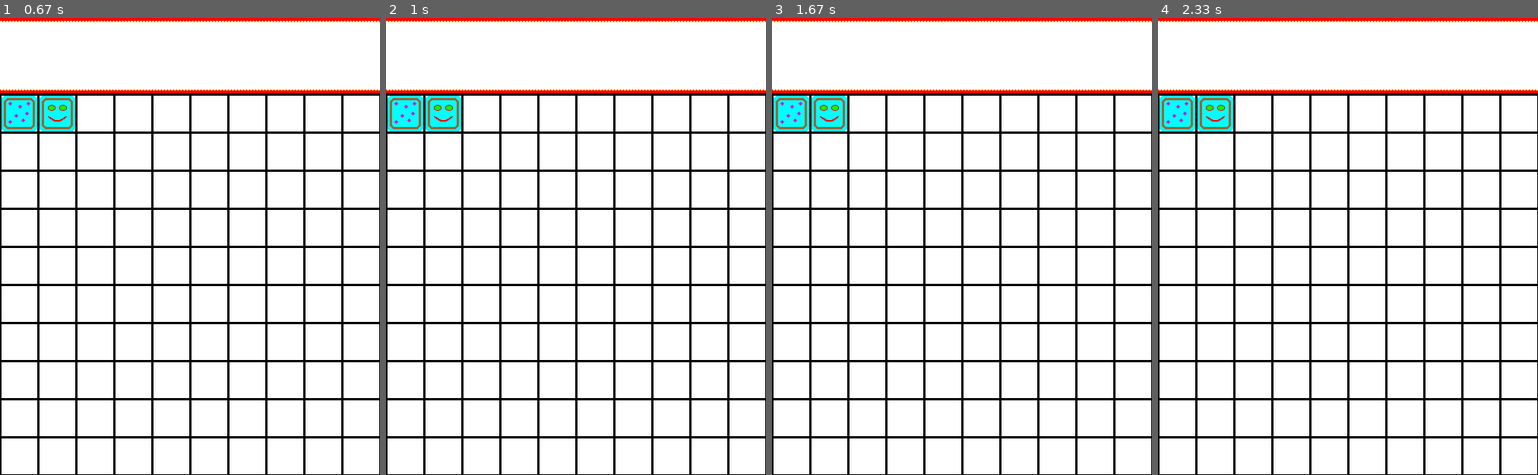
Above: before the commit, frames 1-4 (left to right).
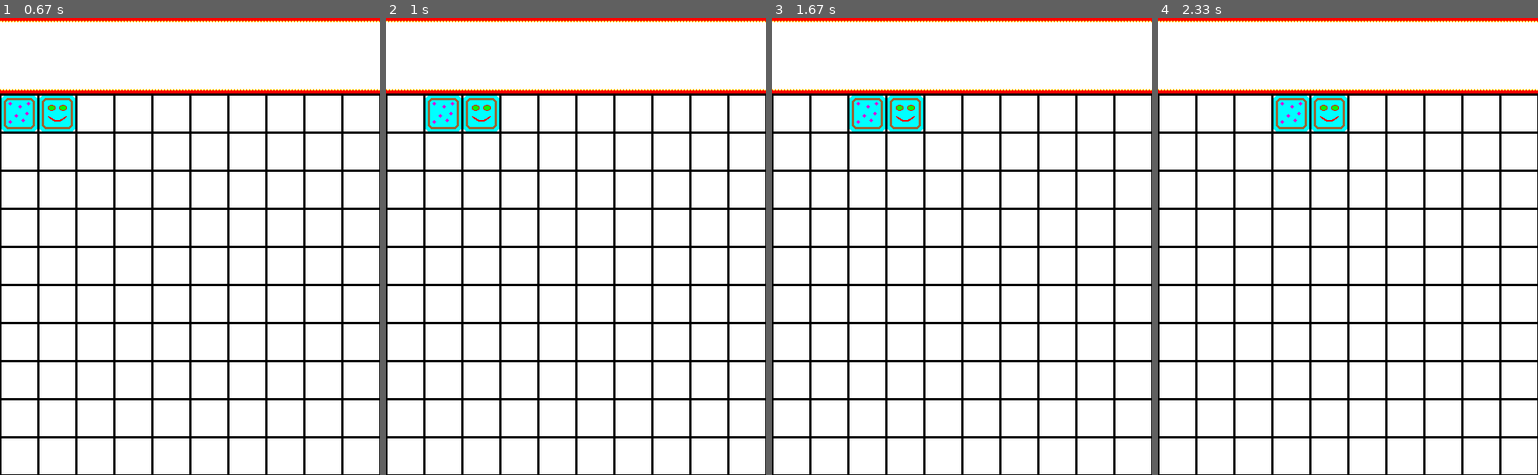
Above: after the commit, the same moments.

Repository: supernova-Z313/Snake_with_Pygame
Game: pygame game, started from warmup/main.py
The game is run twice, just before and just after one commit, with the same random seed, the same clock (stepped at 60 frames per second) and the same inputs.
Inputs:
- Up to frame 1 (0.67 s): hold D from 0.33 s (still down)
- Up to frame 2 (1 s): release D at 0.8 s; hold W from 0.83 s (still down)
- Up to frame 3 (1.67 s): release W at 1.3 s; hold D from 1.33 s (still down)
- Up to frame 4 (2.33 s): release D at 1.8 s

Frame 1 is identical in both runs. In frame 2, 1.5% of the frame differs, in the area x 0-30%, y 17-25%; in frame 3, 2.9%, in the area x 0-40%, y 17-25%; in frame 4, 2.9%.

Commit message:
base movement and border

Diff:
--- a/warmup/main.py
+++ b/warmup/main.py
@@ -1,5 +1,6 @@
 import pygame
 import time
+from collections import deque
 
 # ======================================================
 # Initialising pygame
@@ -17,23 +18,19 @@
 
 win = pygame.display.set_mode((WIDTH, HEIGHT))
 pygame.display.set_caption("hello")
-win.fill(WITHE)
 top_1 = pygame.image.load("./Assets/top_line1.png")
 top_2 = pygame.image.load("./Assets/top_line2.png")
 horizontal_line = pygame.image.load("./Assets/line.jpg")
 vertical_line = pygame.transform.rotate(horizontal_line, 90)
 snake_body = pygame.image.load("./Assets/body.png")
 snake_head = pygame.image.load("./Assets/head.png")
+apple_5 = pygame.image.load("./Assets/5.png")
+apple_10 = pygame.image.load("./Assets/10.png")
+apple_15 = pygame.image.load("./Assets/15.png")
 
 # ======================================================
 # blit base image
 
-win.blit(top_1, (0, 0))
-win.blit(top_2, (0, 93))
-for i in range(11):
-	win.blit(horizontal_line, (0, 100+(50*i)-1))
-for i in range(11):
-	win.blit(vertical_line, ((50*i)-1, 100))
 
 # ======================================================
 # game control func
@@ -42,12 +39,44 @@
 	pass
 
 # ======================================================
+# handleing movment
+
+def handel_movment(keys_pressed, last_direction):
+	# also can add big char
+	if keys_pressed[pygame.K_d] and last_direction != 3:
+		last_direction = 1
+	elif keys_pressed[pygame.K_s] and last_direction != 4:
+		last_direction = 2
+	elif keys_pressed[pygame.K_a] and last_direction != 1:
+		last_direction = 3
+	elif keys_pressed[pygame.K_w] and last_direction != 2:
+		last_direction = 4
+
+	return last_direction
+
+# ======================================================
 # update window func
 
-def draw_game_win(): # head, body
-	win.blit(snake_body, (2, 102))
-	win.blit(snake_head, (52, 102))
+def draw_game_win(head, body):
+	win.fill(WITHE)
+	win.blit(top_1, (0, 0))
+	win.blit(top_2, (0, 93))
+	for i in range(11):
+		win.blit(horizontal_line, (0, 100+(50*i)-1))
+	for i in range(11):
+		win.blit(vertical_line, ((50*i)-1, 100))
+
+	for i in body:
+		win.blit(snake_body, (i[0]-23, i[1]-23))  # (2, 102)
+	win.blit(snake_head, (head[0]-23, head[1]-23))  # (52, 102)
+
 	pygame.display.update()
+
+
+# ======================================================
+# new place of apple
+def new_apple(walls, body, head):
+	pass
 
 
 # ======================================================
@@ -58,7 +87,24 @@
 	game = True
 	while game:
 		run = True
-		snake = []
+
+		walls = []
+		for x in range(12):
+		    for y in range(12):
+		        if 0 < 50*x-25 < 500 and 100 < 50*y+75 < 600:
+		            continue
+		        walls.append([50*x-25, 50*y+75])
+
+		head = [75, 125]
+		body = [[25, 125]]
+		head_c = head.copy()
+		# body_c = body.copy()
+		real_direction = 1
+		user_direction = 1
+		movment_direction = deque([1])
+		fps_level = 0
+		move = False
+		move_counter = 0
 		while run:
 			clock.tick(FPS)
 			for event in pygame.event.get():
@@ -66,9 +112,65 @@
 					run = False
 					break
 
-			draw_game_win()
+			keys_pressed = pygame.key.get_pressed()
+			user_direction = handel_movment(keys_pressed, user_direction)
 
-		play_again()
+			fps_level += 1
+			if fps_level == 20:
+				real_direction = user_direction
+				move = True
+				fps_level = 0
+				# body_c = body.copy()
+				head_c = head.copy()
+				if real_direction == 1:
+					head_c[0] += 50
+				elif real_direction == 2:
+					head_c[1] += 50
+				elif real_direction == 3:
+					head_c[0] -= 50
+				else:
+					head_c[1] -= 50
+
+				if head_c in walls or head_c in body:
+					run = False
+					break
+
+			# move body
+			if move:
+				for ind, i in enumerate(body):
+					if movment_direction[ind] == 1:
+						i[0] += 10
+					elif movment_direction[ind] == 2:
+						i[1] += 10
+					elif movment_direction[ind] == 3:
+						i[0] -= 10
+					else:
+						i[1] -= 10
+
+			# move head
+			if move:
+				# 10 pixel per 1/30 sec for 5 tick
+				if real_direction == 1:
+					head[0] += 10
+				elif real_direction == 2:
+					head[1] += 10
+				elif real_direction == 3:
+					head[0] -= 10
+				else:
+					head[1] -= 10
+
+				if move_counter == 4:
+					move_counter = 0
+					movment_direction.rotate(1)
+					movment_direction[0] = real_direction
+					move = False
+				else:
+					move_counter += 1
+
+			draw_game_win(head, body)
+
+		break
+		# play_again()
 
 	pygame.quit()
 
